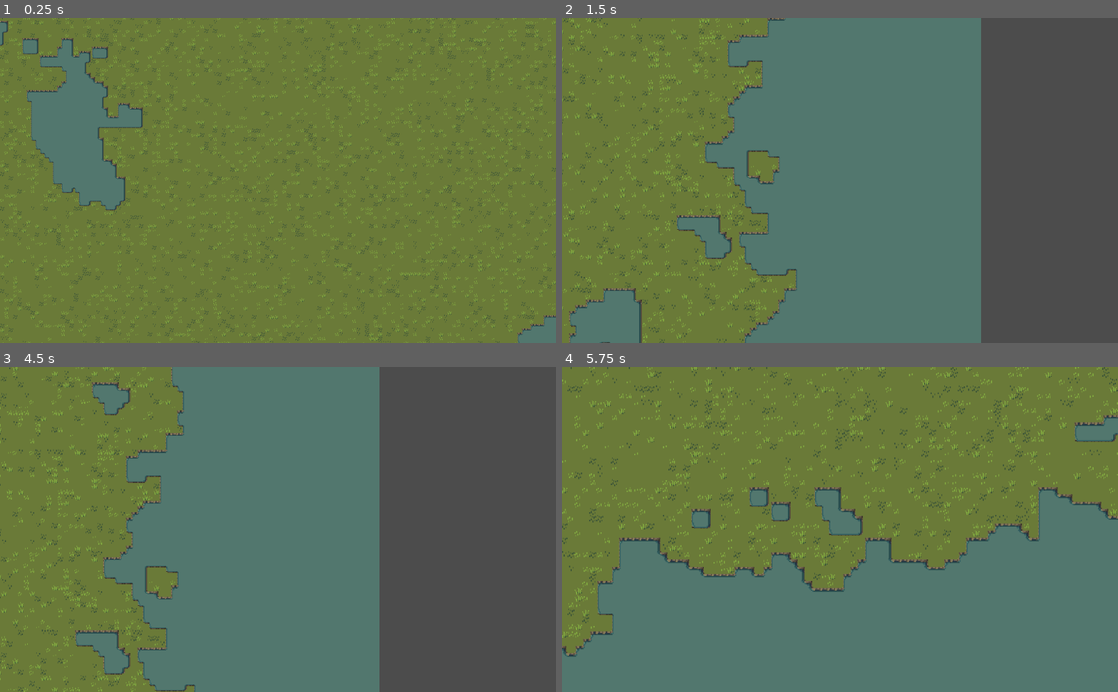
Above: before the commit, frames 1-4 (two rows, left to right).
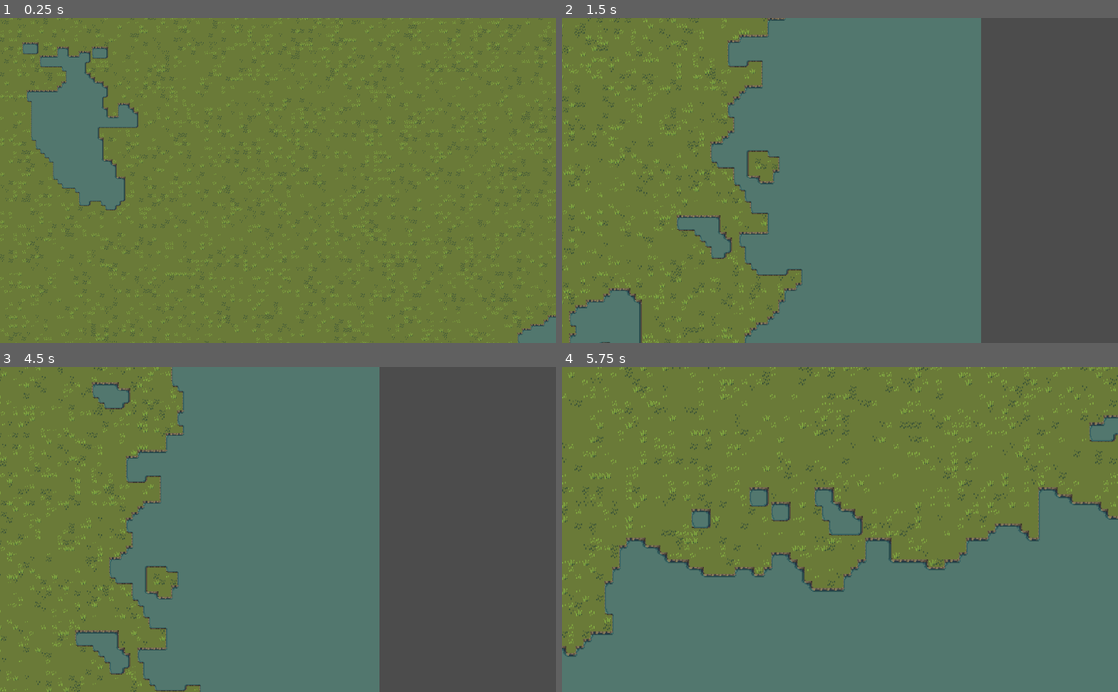
Above: after the commit, the same moments.

Repository: Icbitic/EndlessWarfare
Game: Godot game, scene res://Main.tscn
The game is run twice, just before and just after one commit, with the same random seed, the same clock (stepped at 60 frames per second) and the same inputs. The engine's default icon, where the game draws it, is replaced by a stand-in: a white triangle on a blue panel in a dark square.
Inputs (mouse positions are in pixels of both pictures, inside the frame that each line leads up to):
- Up to frame 1 (0.25 s): no input
- Up to frame 2 (1.5 s): tap Enter at 0.5 s; move the mouse to (962, 164) at 0.52 s; hold Right (ui_right) 0.53-1.28 s; tap Mouse wheel up (zoom_in) at 0.6 s; move the mouse to (728, 196) at 1.27 s; hold Down (ui_down) from 1.28 s (still down); tap Mouse wheel down (zoom_out) at 1.35 s
- Up to frame 3 (4.5 s): move the mouse to (333, 458) at 2.02 s; release Down (ui_down) at 2.03 s; hold Right (ui_right) 2.03-2.78 s; tap Mouse wheel up (zoom_in) at 2.1, 3.6 s; move the mouse to (250, 594) at 2.77 s; hold Up (ui_up) 2.78-3.53 s; tap Mouse wheel down (zoom_out) at 2.85, 4.35 s; tap Space at 3.5 s; move the mouse to (444, 578) at 3.52 s; hold Left (ui_left) from 3.53 s (still down); move the mouse to (111, 480) at 4.27 s
- Up to frame 4 (5.75 s): move the mouse to (867, 529) at 5.02 s; release Left (ui_left) at 5.03 s; hold Down (ui_down) from 5.03 s (still down); tap Mouse wheel up (zoom_in) at 5.1 s

The runs differ from the first frame. In frame 1, 7.7% of the frame differs, in the area x 0-100%, y 0-100%; in frame 2, 3.3%; in frame 3, 2.7%; in frame 4, 5.7%.

Commit message:
Improved the performance

Diff:
--- a/LogRecorder.gd
+++ b/LogRecorder.gd
@@ -28,4 +28,7 @@
 	for i in t.size():
 		if t[i].length() == 1:
 			t[i] = "0" + t[i]
-	return ("[" + t[0] + ":" + t[1] + ":" + t[2] + "]")
+	if Settings.logs_in_milliseconds:
+		return ("[" + str(OS.get_ticks_msec()) + "ms]")
+	else:
+		return ("[" + t[0] + ":" + t[1] + ":" + t[2] + "]")
--- a/Settings.gd
+++ b/Settings.gd
@@ -7,6 +7,7 @@
 
 var echo_recordings = true
 var restore_logs_to_memory = false
+var logs_in_milliseconds = false
 var record_navigation_details = false
 var enable_test_set = false
 var draw_chunk_outline = false
--- a/game_world/World.tscn
+++ b/game_world/World.tscn
@@ -79,8 +79,6 @@
 format = 1
 script = ExtResource( 7 )
 
-[node name="Chunks" type="Node2D" parent="Map"]
-
 [node name="Players" type="Node2D" parent="."]
 
 [node name="0" type="Node2D" parent="Players"]
--- a/game_world/chunk.gd
+++ b/game_world/chunk.gd
@@ -54,7 +54,7 @@
 
 func set_cell(x, y, z, tile):
 	if data.has(Vector3(x, y, z)):
-		data[Vector3(x, y, z)] = tile
+
 		return OK
 	else:
 		return ERR_DOES_NOT_EXIST
--- a/game_world/map/Map.gd
+++ b/game_world/map/Map.gd
@@ -56,21 +56,21 @@
 func draw_cell(x, y, z, update_bitmask = true):
 	match z:
 		TERRAIN:
-			$Terrain.set_cell(x, y, get_cell(x, y, z))
+			$Terrain.set_cell(x, y, get_cellf(x, y, z))
 			if update_bitmask:
 				$Terrain.update_bitmask_region()
 			return OK
 		PATH:
-			$Path.set_cell(x, y, get_cell(x, y, z))
+			$Path.set_cell(x, y, get_cellf(x, y, z))
 			return OK
 		FLOOR:
-			$Floor.set_cell(x, y, get_cell(x, y, z))
+			$Floor.set_cell(x, y, get_cellf(x, y, z))
 			return OK
 		FENCE:
-			$Fence.set_cell(x, y, get_cell(x, y, z))
+			$Fence.set_cell(x, y, get_cellf(x, y, z))
 			return OK
 		WALL:
-			$Wall.set_cell(x, y, get_cell(x, y, z))
+			$Wall.set_cell(x, y, get_cellf(x, y, z))
 			return OK
 		_:
 			return ERR_DOES_NOT_EXIST
@@ -81,11 +81,10 @@
 		for j in range(map_size):
 			draw_cell(i, j, TERRAIN, update)
 
-	for chunk in chunks.data.keys():
-		for position in chunks.data[chunk].data.keys():
-			draw_cell(position.x + chunks.data[chunk].chunk_position.x * CHUNK_SIZE,
-					position.y + chunks.data[chunk].chunk_position.y * CHUNK_SIZE,
-					position.z)
+	for position in chunks.data.keys():
+		if position.z == TERRAIN:
+			continue
+		draw_cell(position.x, position.y, position.z, update)
 	return OK
 
 func set_cell(x, y, z, tile, update_bitmask = true):
@@ -108,18 +107,6 @@
 	chunks.map_size = size
 	chunks.data = {}
 
-	# If map_size / CHUNK_SIZE cannot be a integer
-	# Use the closest integer smaller than it instead
-	# warning-ignore:integer_division
-	for i in range(size / CHUNK_SIZE):
-		# warning-ignore:integer_division
-		for j in range(size / CHUNK_SIZE):
-			var _chunk = Chunk.new()
-			var _chunk_position = Vector2(i, j)
-			_chunk.chunk_position = _chunk_position
-			chunks.data[_chunk_position] = _chunk
-			$Chunks.add_child(_chunk)
-
 	chunks.generate()
 
 	var final_time = OS.get_ticks_msec()
--- a/game_world/map/chunks.gd
+++ b/game_world/map/chunks.gd
@@ -10,25 +10,17 @@
 	pass
 
 func set_cell(x, y, z, tile):
-	var chunk_position = Vector2(floor(x / CHUNK_SIZE), floor(y / CHUNK_SIZE))
-	data[chunk_position].set_cell(x - CHUNK_SIZE * chunk_position.x,
-			y - CHUNK_SIZE * chunk_position.y, z, tile)
+	data[Vector3(x, y, z)] = tile
 
 func get_cell(x, y, z):
-	var chunk_position = Vector2(floor(x / CHUNK_SIZE), floor(y / CHUNK_SIZE))
-	if data[chunk_position].data.has(Vector3(
-			x - CHUNK_SIZE * chunk_position.x,
-			y - CHUNK_SIZE * chunk_position.y, z)):
-				return get_cellf(x, y, z)
+	if data.has(Vector3(x, y, z)):
+		return get_cellf(x, y, z)
 	return ERR_DOES_NOT_EXIST
 
 # This method does not check if the key exists in chunks
 # If the key does not exist in chunks, the program will CRASH!!!
 func get_cellf(x, y, z):
-	var chunk_position = Vector2(floor(x / CHUNK_SIZE), floor(y / CHUNK_SIZE))
-	return data[chunk_position].data[Vector3(
-			x - CHUNK_SIZE * chunk_position.x,
-			y - CHUNK_SIZE * chunk_position.y, z)]
+	return data[Vector3(x, y, z)]
 
 func generate():
 	var terrain_generator = TerrainGenerator.new()
--- a/game_world/terrain_generator/terrain_generator.gd
+++ b/game_world/terrain_generator/terrain_generator.gd
@@ -36,28 +36,22 @@
 	noise.octaves = 5
 	noise.period = 64
 	noise.persistence = 0.8
-	for chunk in chunks.data.keys():
-		for i in range(CHUNK_SIZE):
-			for j in range(CHUNK_SIZE):
-				if (noise.get_noise_2d(
-							CHUNK_SIZE * chunks.data[chunk].chunk_position.x + i,
-							CHUNK_SIZE * chunks.data[chunk].chunk_position.y + j)
-							- _get_falloff_value(
-							CHUNK_SIZE * chunks.data[chunk].chunk_position.x + i,
-							CHUNK_SIZE * chunks.data[chunk].chunk_position.y + j)) > LAND_THRESHOLD:
+	for i in range(map_size):
+		for j in range(map_size):
+			if noise.get_noise_2d(i, j) - _get_falloff_value(i, j) > LAND_THRESHOLD:
 
-					chunks.data[chunk].data[Vector3(i, j, TERRAIN)] = LAND
+				chunks.data[Vector3(i, j, TERRAIN)] = LAND
 
-					# Set the nearby cells to LAND to avoid bitmask problems.
-					# The returned array from the range function will not include
-					# the second argument, so it is "i(j) + 2" here.
-					for m in range(i - 1, i + 2):
-						for n in range(j - 1, j + 2):
-							if (m >= 0 and m <= 15) and (n >= 0 and n <= 15):
-								chunks.data[chunk].data[Vector3(m, n, TERRAIN)] = LAND
-				else:
-					if not chunks.data[chunk].data.has(Vector3(i, j, TERRAIN)):
-						chunks.data[chunk].data[Vector3(i, j, TERRAIN)] = WATER
+				# Set the nearby cells to LAND to avoid bitmask problems.
+				# The returned array from the range function will not include
+				# the second argument, so it is "i(j) + 2" here.
+				for m in range(i - 1, i + 2):
+					for n in range(j - 1, j + 2):
+						if (m >= 0 and m <= map_size - 1) and (n >= 0 and n <= map_size - 1):
+							chunks.data[Vector3(m, n, TERRAIN)] = LAND
+			else:
+				if not chunks.data.has(Vector3(i, j, TERRAIN)):
+					chunks.data[Vector3(i, j, TERRAIN)] = WATER
 
 	# Post process the map
 	# First to remove the cells of wrong bitmasks
@@ -85,10 +79,7 @@
 
 	for i in range(map_size):
 		for j in range(map_size):
-			var chunk_position = Vector2(floor(i / CHUNK_SIZE), floor(j / CHUNK_SIZE))
-			_map_cache[i][j] = chunks.data[chunk_position].data[Vector3(
-					i - CHUNK_SIZE * chunk_position.x,
-					j - CHUNK_SIZE * chunk_position.y, TERRAIN)]
+			_map_cache[i][j] = chunks.data[Vector3(i, j, TERRAIN)]
 
 	# The edge of the map must be WATER, so we don't need to care about them
 	for i in range(1, map_size - 1):
@@ -102,9 +93,7 @@
 					nearby.hash() == template2.hash()):
 				for m in range(i - 1, i + 2):
 					for n in range(j - 1, j + 2):
-						var chunk_position = Vector2(floor(m / CHUNK_SIZE), floor(n / CHUNK_SIZE))
-						chunks.data[chunk_position].set_cell(m - CHUNK_SIZE * chunk_position.x,
-								n - CHUNK_SIZE * chunk_position.y, TERRAIN, LAND)
+						chunks.set_cell(m, n, TERRAIN, LAND)
 	return OK
 
 
--- a/settings.json
+++ b/settings.json
@@ -2,6 +2,7 @@
     "version": "0.2.1",
     "echo_recordings": true,
     "restore_logs_to_memory": false,
+    "logs_in_milliseconds": false,
     "record_navigation_details": false,
     "enable_test_set": true,
     "draw_chunk_outline": false,
